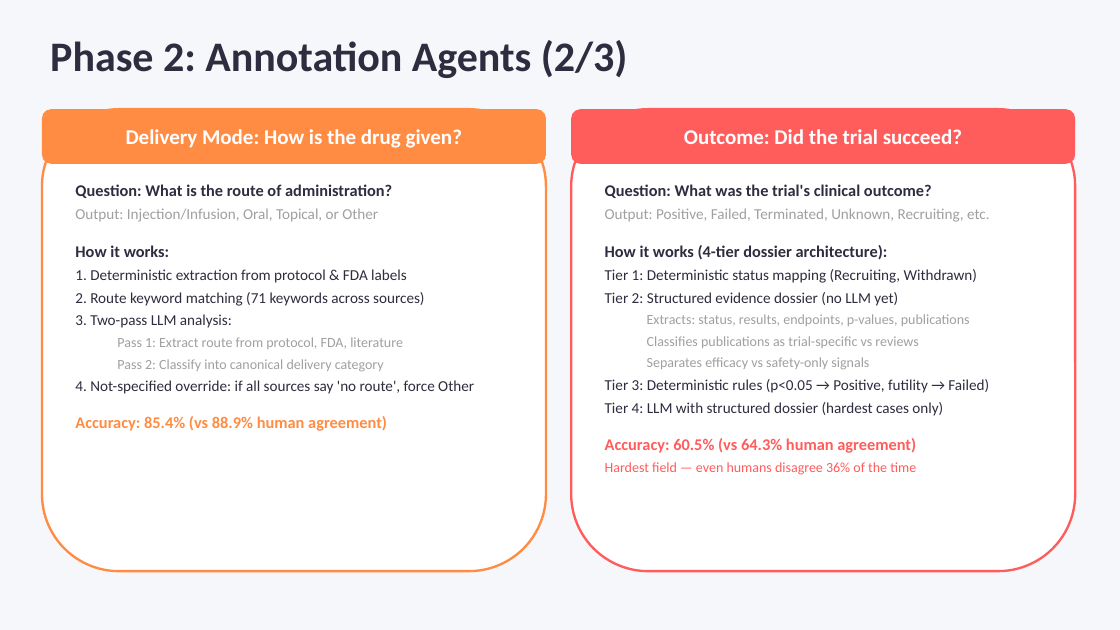
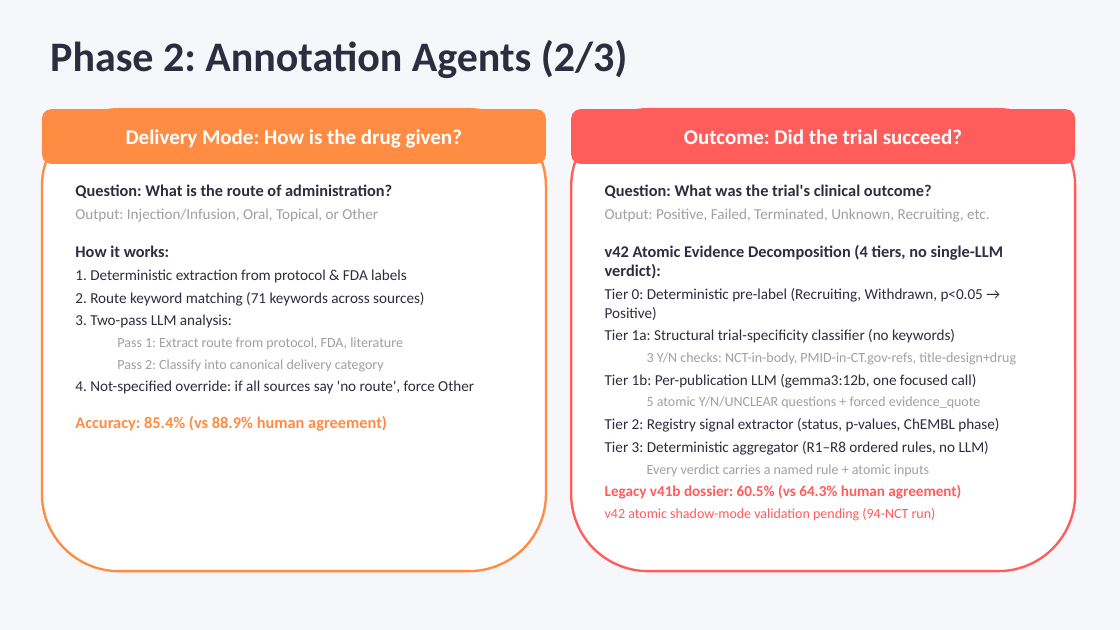
Before and after one commit to emilyyzhangg/AMP_LLMs, a slide deck: slide 6 of amp_llm_v3/standalone modules/agent_annotate/docs/Agent_Annotate_Architecture.pptx. Drawn at 1120x630 pixels with LibreOffice and Linux fonts; fonts in the diff are those of the drawing. Boxes give left, top, right and bottom in pixels: in the first picture for what was removed or moved away, otherwise in the second. Text is boxed around its words. In the diff, an @@ line names an element or a change of style, - is before the commit and + after.

```diff
--- a/amp_llm_v3/standalone modules/agent_annotate/docs/Agent_Annotate_Architecture.pptx
+++ b/amp_llm_v3/standalone modules/agent_annotate/docs/Agent_Annotate_Architecture.pptx
@@ text at box(605, 245, 1016, 521): text changed @@
-How it works (4-tier dossier architecture):
-Tier 1: Deterministic status mapping (Recruiting, Withdrawn)
-Tier 2: Structured evidence dossier (no LLM yet)
-  Extracts: status, results, endpoints, p-values, publications
-  Classifies publications as trial-specific vs reviews
-  Separates efficacy vs safety-only signals
-Tier 3: Deterministic rules (p<0.05 → Positive, futility → Failed)
-Tier 4: LLM with structured dossier (hardest cases only)
-Accuracy: 60.5% (vs 64.3% human agreement)
-Hardest field — even humans disagree 36% of the time
+v42 Atomic Evidence Decomposition (4 tiers, no single-LLM verdict):
+Tier 0: Deterministic pre-label (Recruiting, Withdrawn, p<0.05 → Positive)
+Tier 1a: Structural trial-specificity classifier (no keywords)
+  3 Y/N checks: NCT-in-body, PMID-in-CT.gov-refs, title-design+drug
+Tier 1b: Per-publication LLM (gemma3:12b, one focused call)
+  5 atomic Y/N/UNCLEAR questions + forced evidence_quote
+Tier 2: Registry signal extractor (status, p-values, ChEMBL phase)
+Tier 3: Deterministic aggregator (R1–R8 ordered rules, no LLM)
+  Every verdict carries a named rule + atomic inputs
+Legacy v41b dossier: 60.5% (vs 64.3% human agreement)
+v42 atomic shadow-mode validation pending (94-NCT run)
```
Also in this commit, not shown: 2 other slides changed, 11 other files.
